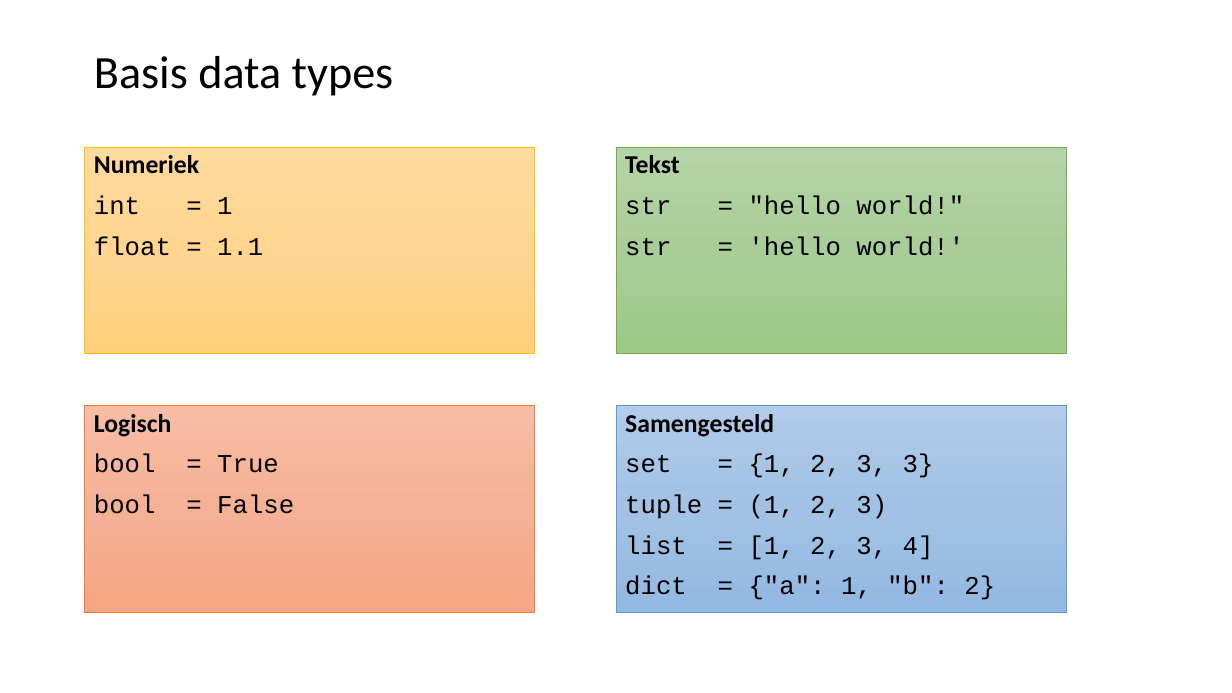
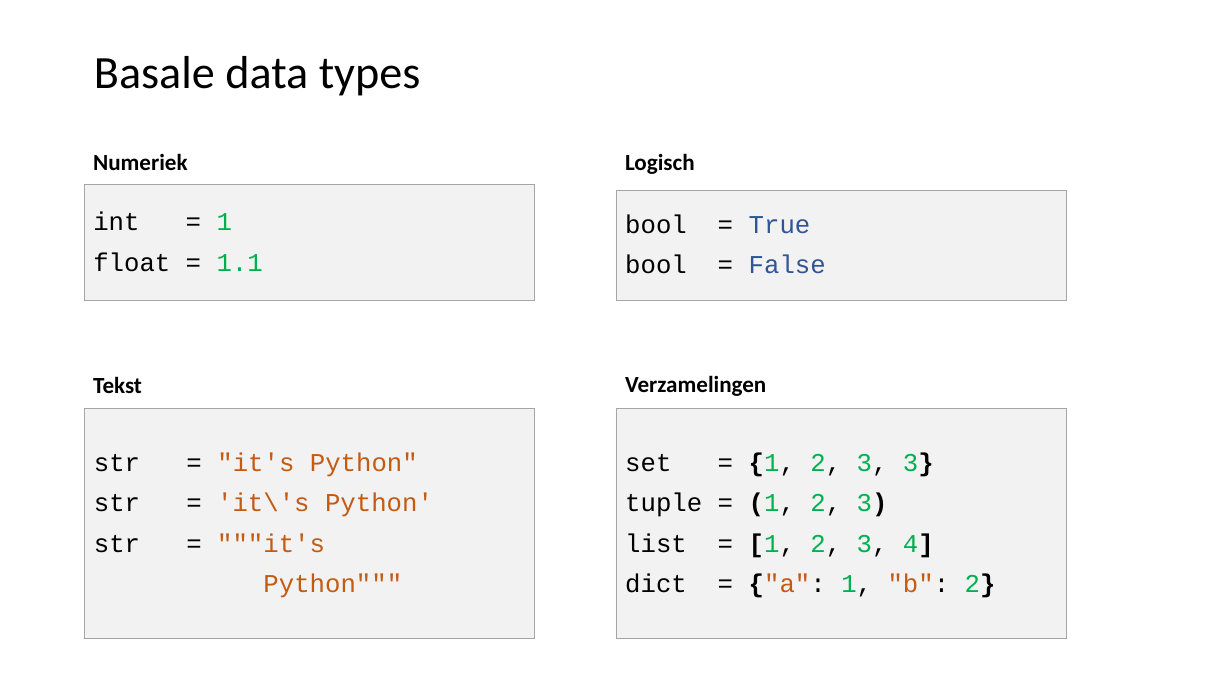
Before and after one commit to LFKoning/knowledge-sharing, a slide deck: slide 27 of python_course/1_basics_classes/python_cursus_1.pptx (slide 25 before the commit). Drawn at 1232x693 pixels with LibreOffice and Linux fonts; fonts in the diff are those of the drawing. Boxes give left, top, right and bottom in pixels: in the first picture for what was removed or moved away, otherwise in the second. Text is boxed around its words. In the diff, an @@ line names an element or a change of style, - is before the commit and + after.

Commit message:
Update slidedeck Python - part 1

```diff
--- a/python_course/1_basics_classes/python_cursus_1.pptx
+++ b/python_course/1_basics_classes/python_cursus_1.pptx
@@ title at (x1=94, y1=56, x2=421, y2=96): text changed @@
-Basis data types
+Basale data types
@@ text added at (x1=93, y1=153, x2=188, y2=170), 18 pt, text #000000, bold @@
+Numeriek
@@ text at (x1=94, y1=155, x2=199, y2=174): paragraph removed @@
-Numeriek
@@ text added at (x1=625, y1=153, x2=695, y2=174), 18 pt, text #000000, bold @@
+Logisch
@@ text "int = 1" resized from (x1=85, y1=147, x2=535, y2=353) to (x1=84, y1=185, x2=534, y2=300) @@
@@ text "int = 1" at (x1=84, y1=185, x2=534, y2=300): text colour #000000 to #00B050 in "1", "1.1"; vertical alignment top to middle; fill gradient #FFDB9E to #FFD590 to #FFD07C to #F2F2F2; outline #FFC000 0.5 pt to #A5A5A5 0.5 pt @@
@@ rectangle "bool = True" resized from (x1=85, y1=406, x2=535, y2=612) to (x1=616, y1=190, x2=1067, y2=300) @@
@@ rectangle "bool = True" at (x1=616, y1=190, x2=1067, y2=300): text colour #000000 to #2F5597 in "True", "False"; vertical alignment top to middle; fill gradient #F7BDA5 to #F5B196 to #F8A582 to #F2F2F2; outline #ED7D31 0.5 pt to #A5A5A5 0.5 pt @@
@@ text added at (x1=93, y1=376, x2=142, y2=393), 18 pt, text #000000, bold @@
+Tekst
@@ text added at (x1=625, y1=375, x2=766, y2=396), 18 pt, text #000000, bold @@
+Verzamelingen
@@ rectangle "str = "it's Python"" resized from (x1=616, y1=147, x2=1067, y2=353) to (x1=85, y1=409, x2=535, y2=639) @@
@@ rectangle "str = "it's Python"" at (x1=85, y1=409, x2=535, y2=639): vertical alignment top to middle; fill gradient #B5D5A7 to #AACE9A to #9CC987 to #F2F2F2; outline #70AD47 0.5 pt to #A5A5A5 0.5 pt @@
@@ text in rectangle at (x1=94, y1=414, x2=172, y2=437): paragraph removed @@
-Logisch
@@ rectangle "set = {1, 2, 3, ..." resized from (x1=616, y1=406, x2=1067, y2=612) to (x1=616, y1=409, x2=1067, y2=639) @@
@@ rectangle "set = {1, 2, 3, ..." at (x1=616, y1=409, x2=1067, y2=639): text colour #000000 to #00B050 in "{1, 2, 3, 3}", "(1, 2, 3)", "[1, 2, 3, 4]", "1, 2}"; bold on in "{1, 3}", "(1, 3)", "[1, 4]", "{"a": 2}"; text colour #000000 to #C55A11 in "{"a": "b":"; vertical alignment top to middle; fill gradient #B1CBE9 to #A3C1E5 to #93B9E4 to #F2F2F2; outline #5B9BD5 0.5 pt to #A5A5A5 0.5 pt @@
@@ text in rectangle at (x1=625, y1=414, x2=774, y2=437): paragraph removed @@
-Samengesteld
@@ text in rectangle at (x1=94, y1=452, x2=433, y2=598): text changed; text colour #000000 to #C55A11 @@
-Tekst
-str = "hello world!"
-str = 'hello world!'
+str = "it's Python"
+str = 'it\'s Python'
+str = """it's
+Python"""
```
Also in this commit, not shown: 41 other slides changed, 6 slides added.
